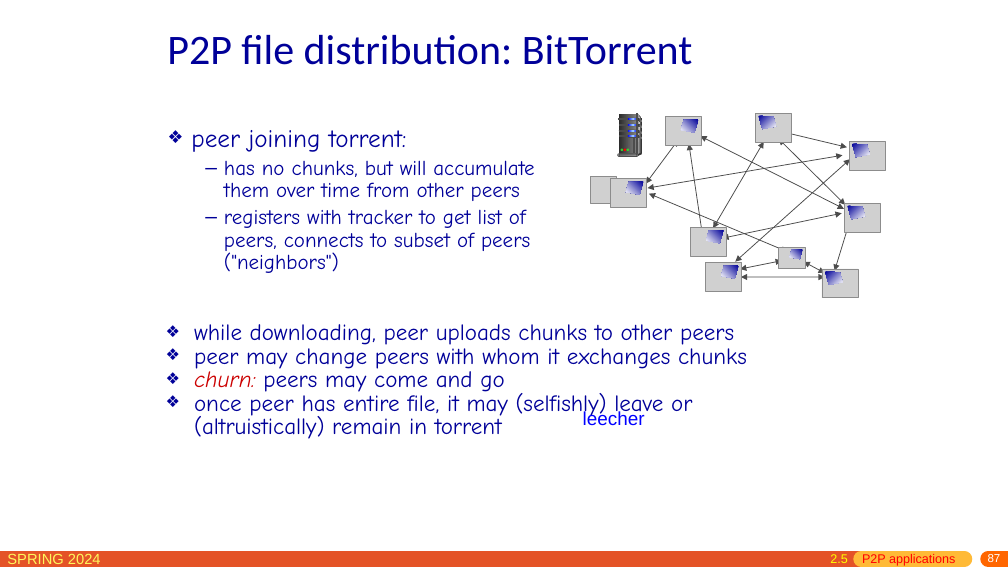
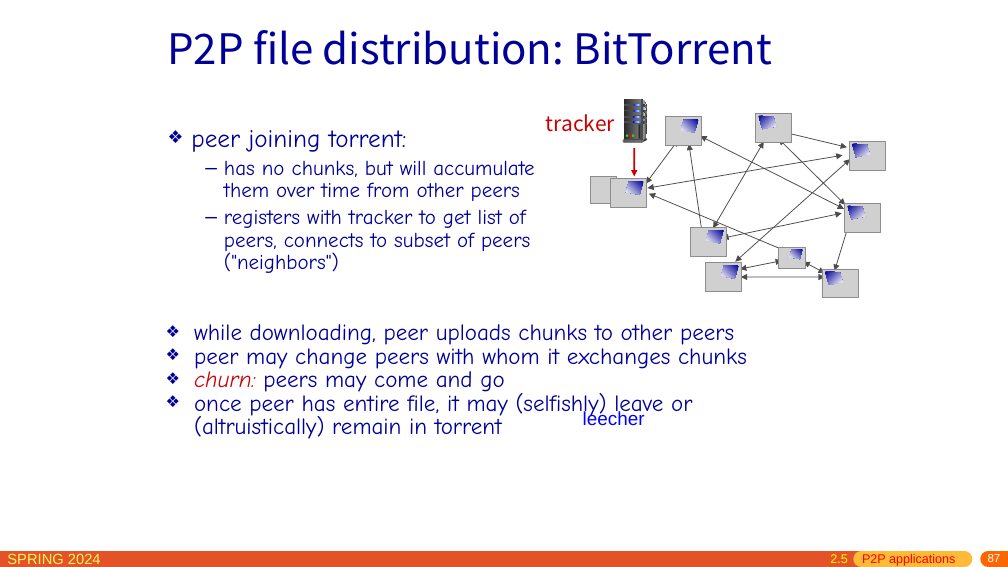
Before and after one commit to network-whu/slides, a slide deck: slide 87 of pptx/chapter2.pptx. Drawn at 1008x567 pixels with LibreOffice and Linux fonts; fonts in the diff are those of the drawing; grey boxes stand for pictures. Boxes give left, top, right and bottom in pixels: in the first picture for what was removed or moved away, otherwise in the second. Text is boxed around its words. In the diff, an @@ line names an element or a change of style, - is before the commit and + after.

```diff
--- a/pptx/chapter2.pptx
+++ b/pptx/chapter2.pptx
@@ text "P2P file distribution: BitTorrent" at (x1=167, y1=30, x2=772, y2=65): font Calibri to Noto Sans CJK SC @@
@@ text added at (x1=546, y1=114, x2=615, y2=132), 20 pt, text #CC0000 @@
+tracker
@@ arrow added from (634, 147) to (634, 176), #CC0000 1.5 pt @@
@@ 10 rounded rectangles, 7 rectangles, 7 freeform shapes, 4 ellipses moved together from (x1=618, y1=113, x2=642, y2=157) to (x1=623, y1=100, x2=647, y2=142) @@
```
Also in this commit, not shown: 15 other slides changed, 1 other file.
